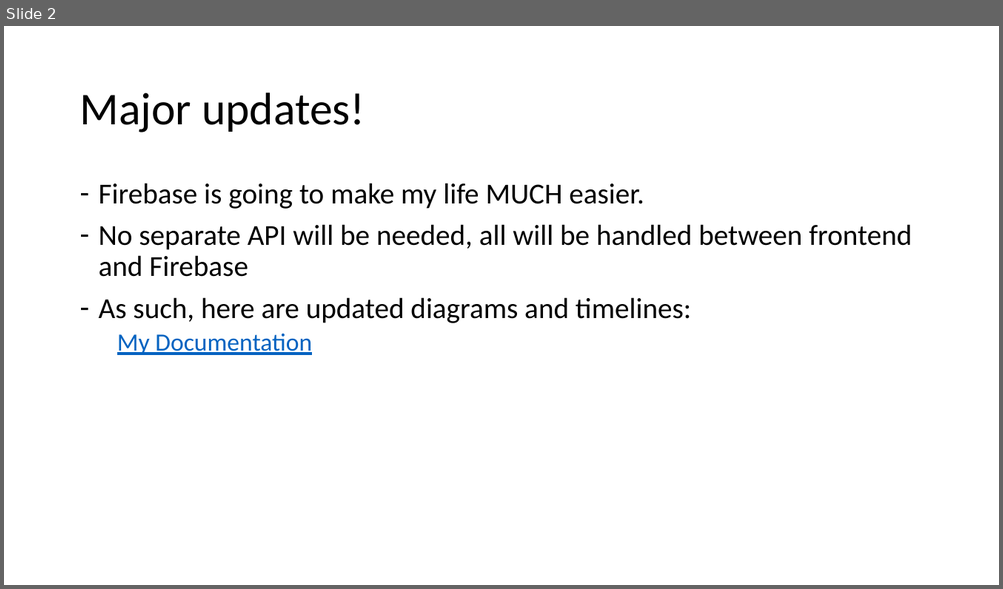
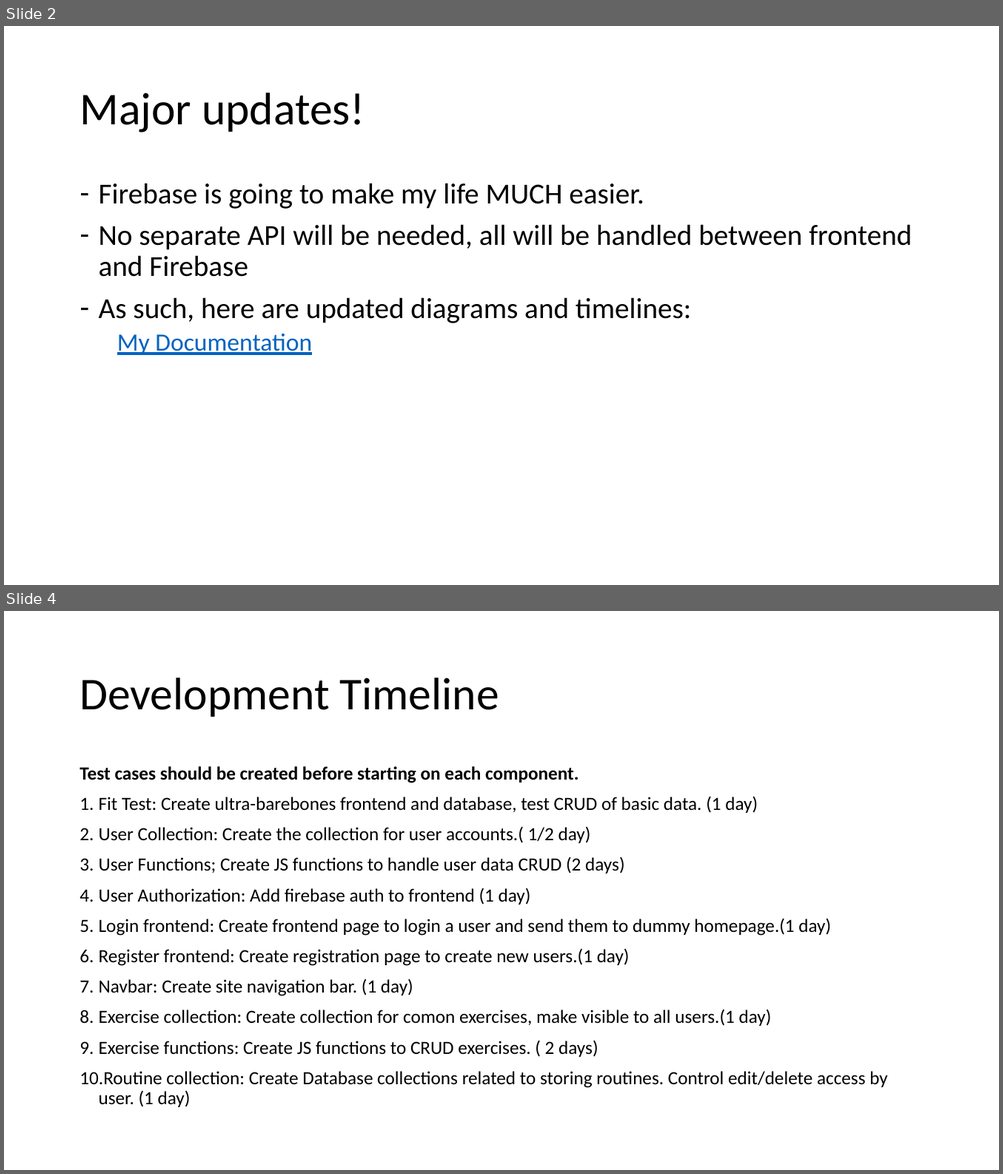
Before and after one commit to Skyward176/UnnamedFitnessApp, a slide deck: Documentation/Presentations/Presentation3.pptx. Shown one above the other, each under a label of ours: slide 2 before the commit, slides 2 and 4 after it; the slides between them are not shown. The pictures are 1003x589 and 1003x1174 pixels, drawn with LibreOffice and Linux fonts; fonts in the diff are those of the drawing. Boxes give left, top, right and bottom in pixels: in the first picture for what was removed or moved away, otherwise in the second. Text is boxed around its words. In the diff, an @@ line names an element or a change of style, - is before the commit and + after.

Commit message:
Complete User Flow User Flow diagram

```diff
--- a/Documentation/Presentations/Presentation3.pptx
+++ b/Documentation/Presentations/Presentation3.pptx
@@ slide 4 added at [4, 611, 999, 1170], background #FFFFFF @@
@@ title added at [79, 678, 499, 717], 44 pt, text #000000 @@
+Development Timeline
@@ text added at [79, 766, 888, 1108], 18 pt, text #000000 @@
+Test cases should be created before starting on each component.
+1. Fit Test: Create ultra-barebones frontend and database, test CRUD of basic data. (1 day)
+2. User Collection: Create the collection for user accounts.( 1/2 day)
+3. User Functions; Create JS functions to handle user data CRUD (2 days)
+4. User Authorization: Add firebase auth to frontend (1 day)
+5. Login frontend: Create frontend page to login a user and send them to dummy homepage.(1 day)
+6. Register frontend: Create registration page to create new users.(1 day)
+7. Navbar: Create site navigation bar. (1 day)
+8. Exercise collection: Create collection for comon exercises, make visible to all users.(1 day)
+9. Exercise functions: Create JS functions to CRUD exercises. ( 2 days)
+10. Routine collection: Create Database collections related to storing routines. Control edit/delete access by user. (1 day)
```
Also in this commit, not shown: 5 other slides added, 3 other files.
